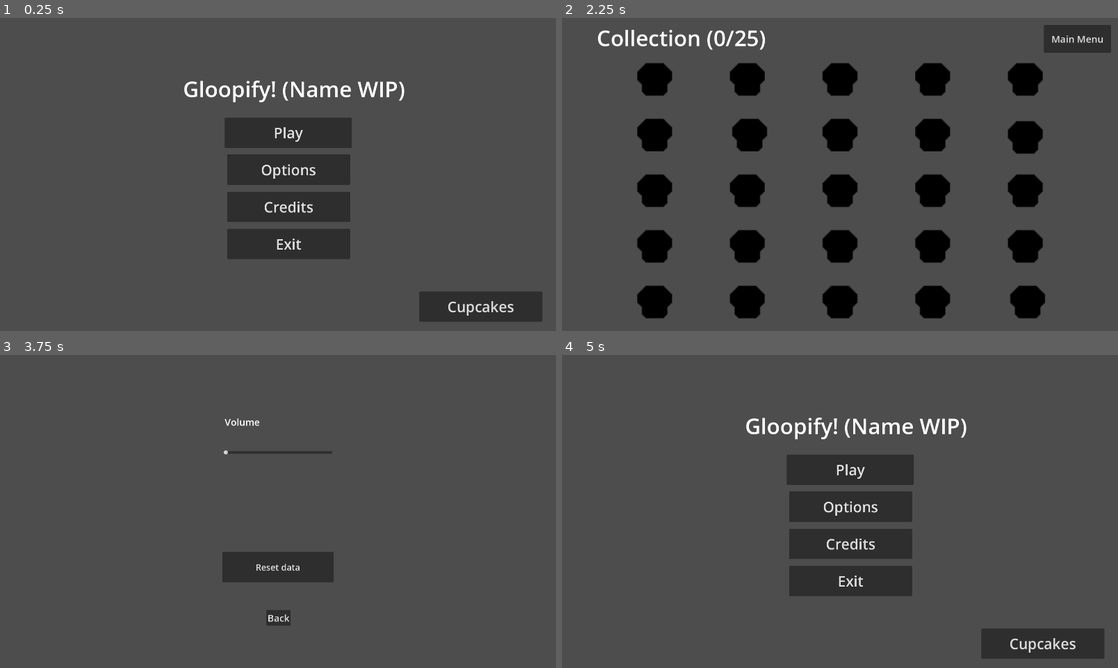
Above: before the commit, frames 1-4 (two rows, left to right).
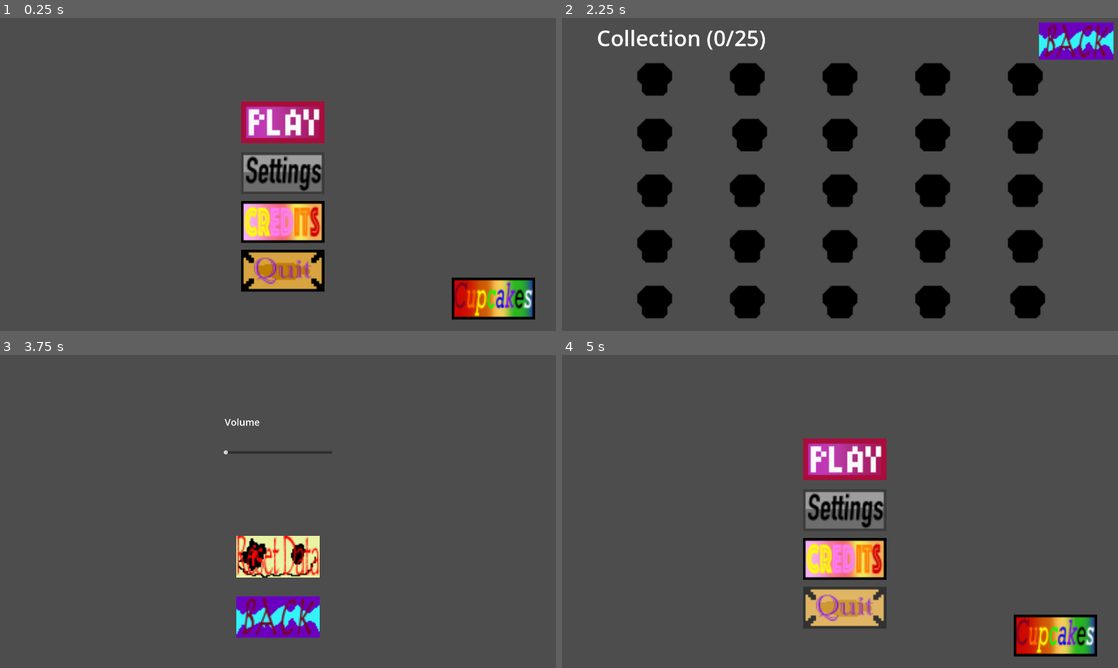
Above: after the commit, the same moments.

Repository: VoidedCrystal/GloopifyGame
Game: Godot game, scene res://UI/Main_Menu.tscn
Two runs of this game, one before a commit and one after it. Both use one fixed random seed, a clock stepped at 60 frames per second and the inputs below.
Inputs (mouse positions are in pixels of both pictures, inside the frame that each line leads up to; where the layout moved, square brackets give the same spot in the first picture):
- Up to frame 1 (0.25 s): no input
- Up to frame 2 (2.25 s): click (845, 221) [851, 205] at 0.5 s; click (623, 293) [623, 290] at 1.25 s; click (1056, 299) [1040, 305] at 2 s
- Up to frame 3 (3.75 s): click (511, 376) [517, 376] at 2.75 s; click (283, 511) [289, 505] at 3.5 s
- Up to frame 4 (5 s): click (840, 617) at 4.25 s

The runs differ from the first frame. In frame 1, 15% of the frame differs, in the area x 33-98%, y 20-97%; in frame 2, 1.6%; in frame 3, 4.6%; in frame 4, 14%.

Commit message:
add button sprites

Diff:
--- a/Gloopify!/Collection/collection.tscn
+++ b/Gloopify!/Collection/collection.tscn
@@ -1,7 +1,9 @@
-[gd_scene load_steps=14 format=3 uid="uid://cubah1xbx1sx1"]
+[gd_scene load_steps=16 format=3 uid="uid://cubah1xbx1sx1"]
 
 [ext_resource type="Script" path="res://Collection/collection.gd" id="1_ei8ft"]
 [ext_resource type="Texture2D" uid="uid://dntkdwtot77nq" path="res://Assets/CupcakeSprites.png" id="2_d87bg"]
+[ext_resource type="Texture2D" uid="uid://c8xfri61l8xds" path="res://Assets/UI/Herclanium.png" id="3_8q8qy"]
+[ext_resource type="Texture2D" uid="uid://5fi20hfr6be2" path="res://Assets/UI/HoverButtons/HerclaniumWhite.png" id="4_bfwxb"]
 
 [sub_resource type="AtlasTexture" id="AtlasTexture_exof7"]
 atlas = ExtResource("2_d87bg")
@@ -315,13 +317,14 @@
 animation = &"Lock"
 autoplay = "Lock"
 
-[node name="Main Menu" type="Button" parent="."]
+[node name="Main Menu" type="TextureButton" parent="."]
 layout_mode = 0
-offset_left = 1664.0
-offset_top = 24.0
-offset_right = 1896.0
-offset_bottom = 120.0
-theme_override_font_sizes/font_size = 33
-text = "Main Menu"
+offset_left = 1648.0
+offset_top = 16.0
+offset_right = 1712.0
+offset_bottom = 48.0
+scale = Vector2(4, 4)
+texture_normal = ExtResource("3_8q8qy")
+texture_hover = ExtResource("4_bfwxb")
 
 [connection signal="pressed" from="Main Menu" to="." method="_on_main_menu_pressed"]
--- a/Gloopify!/UI/Credits.tscn
+++ b/Gloopify!/UI/Credits.tscn
@@ -1,6 +1,8 @@
-[gd_scene load_steps=4 format=3 uid="uid://dsq3f16jlkubp"]
+[gd_scene load_steps=6 format=3 uid="uid://c20tarfclfwc2"]
 
 [ext_resource type="Script" path="res://UI/credits.gd" id="1_6n1y3"]
+[ext_resource type="Texture2D" uid="uid://c8xfri61l8xds" path="res://Assets/UI/Herclanium.png" id="2_mhvpx"]
+[ext_resource type="Texture2D" uid="uid://5fi20hfr6be2" path="res://Assets/UI/HoverButtons/HerclaniumWhite.png" id="3_lsq5t"]
 
 [sub_resource type="SystemFont" id="SystemFont_c5isy"]
 font_italic = true
@@ -44,18 +46,19 @@
 grow_horizontal = 2
 theme_override_fonts/font = SubResource("FontVariation_wnqxj")
 theme_override_font_sizes/font_size = 50
-text = "Programmers:  Kyle Herman, Kayla Kuntsher
-Artist: Matthew Breshanan
+text = "Programmers:  Kyle Herman, Kayla Kuntscher
+Artist: Matthew Bresnahan
 Level Designer: Simon Warner
 Audio Design: Simon Warner"
 
-[node name="Button" type="Button" parent="."]
+[node name="Button" type="TextureButton" parent="."]
 layout_mode = 0
-offset_left = 40.0
-offset_top = 864.0
-offset_right = 376.0
-offset_bottom = 1009.0
-theme_override_font_sizes/font_size = 100
-text = "BACK"
+offset_left = 64.0
+offset_top = 880.0
+offset_right = 128.0
+offset_bottom = 912.0
+scale = Vector2(4.5, 4.5)
+texture_normal = ExtResource("2_mhvpx")
+texture_hover = ExtResource("3_lsq5t")
 
 [connection signal="pressed" from="Button" to="." method="_on_button_pressed"]
--- a/Gloopify!/UI/Main_Menu.tscn
+++ b/Gloopify!/UI/Main_Menu.tscn
@@ -1,7 +1,18 @@
-[gd_scene load_steps=3 format=3 uid="uid://7pqqe1y6kyax"]
+[gd_scene load_steps=14 format=3 uid="uid://7pqqe1y6kyax"]
 
 [ext_resource type="Script" path="res://UI/main_menu.gd" id="1_a1617"]
+[ext_resource type="Texture2D" uid="uid://ca4j1ve5iuida" path="res://Assets/UI/PlayButton.png" id="2_lm6ow"]
 [ext_resource type="AudioStream" uid="uid://dn5e36xpqwnfq" path="res://Assets/Audio/Main-menu-2.mp3" id="2_ul32s"]
+[ext_resource type="Texture2D" uid="uid://dyophyehgv6g" path="res://Assets/UI/TitleCard.png" id="2_yg62o"]
+[ext_resource type="Texture2D" uid="uid://kgoy4e5rg7wm" path="res://Assets/UI/CreditsButton.png" id="3_y6l4a"]
+[ext_resource type="Texture2D" uid="uid://djn4f825v1avg" path="res://Assets/UI/HoverButtons/PlayButtonWhite.png" id="4_1fox8"]
+[ext_resource type="Texture2D" uid="uid://biy6wbtq6473t" path="res://Assets/UI/SetttingsButton.png" id="4_1lo7s"]
+[ext_resource type="Texture2D" uid="uid://db3aurv44fuy4" path="res://Assets/UI/QuitButton.png" id="5_cf6hf"]
+[ext_resource type="Texture2D" uid="uid://bkbvqq2t03vvm" path="res://Assets/UI/HoverButtons/QuitButtonWhite.png" id="6_3rurx"]
+[ext_resource type="Texture2D" uid="uid://vnidnyboflso" path="res://Assets/UI/HoverButtons/CreditsButtonWhite.png" id="6_u28b1"]
+[ext_resource type="Texture2D" uid="uid://cip81wr75cws8" path="res://Assets/UI/Peak.png" id="7_j8x1y"]
+[ext_resource type="Texture2D" uid="uid://box5vf5v20mmo" path="res://Assets/UI/HoverButtons/PeakWhite.png" id="8_uqs2i"]
+[ext_resource type="Texture2D" uid="uid://dqqqqbtu0ace3" path="res://Assets/UI/HoverButtons/SetttingsButtonWhite.png" id="9_bav1f"]
 
 [node name="Main_Menu" type="Control"]
 layout_mode = 3
@@ -16,59 +27,61 @@
 grow_vertical = 2
 script = ExtResource("1_a1617")
 
-[node name="Play" type="Button" parent="."]
+[node name="Sprite2D" type="Sprite2D" parent="."]
+visible = false
+position = Vector2(986, 543)
+scale = Vector2(4.25, 4.25)
+texture = ExtResource("2_yg62o")
+
+[node name="Play" type="TextureButton" parent="."]
 layout_mode = 2
-offset_left = 778.0
-offset_top = 343.0
-offset_right = 1217.0
-offset_bottom = 447.0
-theme_override_font_sizes/font_size = 50
-text = "Play"
+offset_left = 834.0
+offset_top = 287.0
+offset_right = 898.0
+offset_bottom = 319.0
+scale = Vector2(4.5, 4.5)
+texture_normal = ExtResource("2_lm6ow")
+texture_hover = ExtResource("4_1fox8")
 
-[node name="Exit_Quit" type="Button" parent="."]
+[node name="Exit_Quit" type="TextureButton" parent="."]
 layout_mode = 2
-offset_left = 786.0
-offset_top = 727.0
-offset_right = 1211.0
-offset_bottom = 831.0
-theme_override_font_sizes/font_size = 50
-text = "Exit"
+offset_left = 834.0
+offset_top = 799.0
+offset_right = 1259.0
+offset_bottom = 903.0
+scale = Vector2(4.5, 4.5)
+texture_normal = ExtResource("5_cf6hf")
+texture_hover = ExtResource("6_3rurx")
 
-[node name="Credits" type="Button" parent="."]
+[node name="Credits" type="TextureButton" parent="."]
 layout_mode = 2
-offset_left = 786.0
-offset_top = 599.0
-offset_right = 1211.0
-offset_bottom = 703.0
-theme_override_font_sizes/font_size = 50
-text = "Credits"
+offset_left = 834.0
+offset_top = 631.0
+offset_right = 900.0
+offset_bottom = 663.0
+scale = Vector2(4.5, 4.5)
+texture_normal = ExtResource("3_y6l4a")
+texture_hover = ExtResource("6_u28b1")
 
-[node name="Cupcakes" type="Button" parent="."]
+[node name="Cupcakes" type="TextureButton" parent="."]
 layout_mode = 2
-offset_left = 1450.0
-offset_top = 943.0
-offset_right = 1875.0
-offset_bottom = 1047.0
-theme_override_font_sizes/font_size = 50
-text = "Cupcakes"
+offset_left = 1562.0
+offset_top = 895.0
+offset_right = 1626.0
+offset_bottom = 927.0
+scale = Vector2(4.5, 4.5)
+texture_normal = ExtResource("7_j8x1y")
+texture_hover = ExtResource("8_uqs2i")
 
-[node name="Options" type="Button" parent="."]
+[node name="Options" type="TextureButton" parent="."]
 layout_mode = 2
-offset_left = 786.0
-offset_top = 470.0
-offset_right = 1211.0
-offset_bottom = 575.0
-theme_override_font_sizes/font_size = 50
-text = "Options"
-
-[node name="Label" type="Label" parent="."]
-layout_mode = 0
-offset_left = 634.0
-offset_top = 191.0
-offset_right = 1400.0
-offset_bottom = 294.0
-theme_override_font_sizes/font_size = 75
-text = "Gloopify! (Name WIP)"
+offset_left = 834.0
+offset_top = 463.0
+offset_right = 898.0
+offset_bottom = 495.0
+scale = Vector2(4.5, 4.5)
+texture_normal = ExtResource("4_1lo7s")
+texture_hover = ExtResource("9_bav1f")
 
 [node name="Main Menu Music" type="AudioStreamPlayer" parent="."]
 stream = ExtResource("2_ul32s")
--- a/Gloopify!/UI/Options.tscn
+++ b/Gloopify!/UI/Options.tscn
@@ -1,6 +1,10 @@
-[gd_scene load_steps=2 format=3 uid="uid://dqs6gwd8nykxp"]
+[gd_scene load_steps=6 format=3 uid="uid://dqs6gwd8nykxp"]
 
 [ext_resource type="Script" path="res://UI/options.gd" id="1_2fral"]
+[ext_resource type="Texture2D" uid="uid://c8xfri61l8xds" path="res://Assets/UI/Herclanium.png" id="2_gc1yn"]
+[ext_resource type="Texture2D" uid="uid://5fi20hfr6be2" path="res://Assets/UI/HoverButtons/HerclaniumWhite.png" id="3_lhdmh"]
+[ext_resource type="Texture2D" uid="uid://c11tu3pmplhfb" path="res://Assets/UI/Allyours.png" id="4_e6cc0"]
+[ext_resource type="Texture2D" uid="uid://blpwnsofuhnnf" path="res://Assets/UI/HoverButtons/Allyourswhite.png" id="5_u54jg"]
 
 [node name="Options" type="Control"]
 layout_mode = 3
@@ -38,30 +42,32 @@
 theme_override_font_sizes/font_size = 33
 text = "Volume"
 
-[node name="Back" type="Button" parent="."]
+[node name="Back" type="TextureButton" parent="."]
 layout_mode = 1
 anchors_preset = 7
 anchor_left = 0.5
 anchor_top = 1.0
 anchor_right = 0.5
 anchor_bottom = 1.0
-offset_left = -40.0
-offset_top = -200.0
-offset_right = 44.0
-offset_bottom = -146.0
+offset_left = -144.0
+offset_top = -248.0
+offset_right = -80.0
+offset_bottom = -216.0
 grow_horizontal = 2
 grow_vertical = 0
-theme_override_font_sizes/font_size = 33
-text = "Back"
+scale = Vector2(4.5, 4.5)
+texture_normal = ExtResource("2_gc1yn")
+texture_hover = ExtResource("3_lhdmh")
 
-[node name="Reset" type="Button" parent="."]
+[node name="Reset" type="TextureButton" parent="."]
 layout_mode = 0
-offset_left = 768.0
-offset_top = 680.0
-offset_right = 1152.0
-offset_bottom = 784.0
-theme_override_font_sizes/font_size = 30
-text = "Reset data"
+offset_left = 816.0
+offset_top = 624.0
+offset_right = 880.0
+offset_bottom = 656.0
+scale = Vector2(4.5, 4.5)
+texture_normal = ExtResource("4_e6cc0")
+texture_hover = ExtResource("5_u54jg")
 
 [node name="ColorRect" type="ColorRect" parent="."]
 visible = false
--- a/Gloopify!/UI/pause_menu.tscn
+++ b/Gloopify!/UI/pause_menu.tscn
@@ -1,6 +1,13 @@
-[gd_scene load_steps=2 format=3 uid="uid://cdqc43axjnpsd"]
+[gd_scene load_steps=9 format=3 uid="uid://cdqc43axjnpsd"]
 
 [ext_resource type="Script" path="res://UI/pause_menu.gd" id="1_j2kof"]
+[ext_resource type="Texture2D" uid="uid://3018xfpxcvf0" path="res://Assets/UI/PausedButon.png" id="2_8nsr3"]
+[ext_resource type="Texture2D" uid="uid://db3aurv44fuy4" path="res://Assets/UI/QuitButton.png" id="2_kglrh"]
+[ext_resource type="Texture2D" uid="uid://bkbvqq2t03vvm" path="res://Assets/UI/HoverButtons/QuitButtonWhite.png" id="3_36525"]
+[ext_resource type="Texture2D" uid="uid://dyn2s00k56tq0" path="res://Assets/UI/ResumeButton.png" id="4_ghh5g"]
+[ext_resource type="Texture2D" uid="uid://dcjrxqmjd77g3" path="res://Assets/UI/Main_MenuButton.png" id="5_v06me"]
+[ext_resource type="Texture2D" uid="uid://bcqjwjspqgfti" path="res://Assets/UI/HoverButtons/ResumeButtonWhite.png" id="5_ygegn"]
+[ext_resource type="Texture2D" uid="uid://rsaraa21llxy" path="res://Assets/UI/HoverButtons/Main_MenuButtonwhite.png" id="6_p4i4i"]
 
 [node name="Pause Menu" type="Control"]
 layout_mode = 3
@@ -22,43 +29,43 @@
 offset_top = -816.0
 offset_right = 3528.0
 offset_bottom = 2024.0
-color = Color(0, 0, 0, 0.529412)
+color = Color(0.369176, 0.565262, 1, 0.529412)
+metadata/_edit_group_ = true
 
-[node name="Quit" type="Button" parent="."]
+[node name="Quit" type="TextureButton" parent="."]
 layout_mode = 0
-offset_left = 800.0
-offset_top = 672.0
-offset_right = 992.0
-offset_bottom = 736.0
-theme_override_font_sizes/font_size = 33
-text = "Quit"
+offset_left = 784.0
+offset_top = 718.0
+offset_right = 848.0
+offset_bottom = 750.0
+scale = Vector2(3.5, 3.5)
+texture_normal = ExtResource("2_kglrh")
+texture_hover = ExtResource("3_36525")
 
-[node name="Resume" type="Button" parent="."]
+[node name="Resume" type="TextureButton" parent="."]
 layout_mode = 0
-offset_left = 802.0
-offset_top = 496.0
-offset_right = 994.0
-offset_bottom = 560.0
-theme_override_font_sizes/font_size = 33
-text = "Resume"
+offset_left = 784.0
+offset_top = 462.0
+offset_right = 848.0
+offset_bottom = 494.0
+scale = Vector2(3.5, 3.5)
+texture_normal = ExtResource("4_ghh5g")
+texture_hover = ExtResource("5_ygegn")
 
-[node name="Label" type="Label" parent="."]
+[node name="Label" type="Sprite2D" parent="."]
+position = Vector2(896, 382)
+scale = Vector2(3.75, 3.75)
+texture = ExtResource("2_8nsr3")
+
+[node name="Main Menu" type="TextureButton" parent="."]
 layout_mode = 0
-offset_left = 808.0
-offset_top = 392.0
-offset_right = 1079.0
-offset_bottom = 484.0
-theme_override_font_sizes/font_size = 49
-text = "Paused"
-
-[node name="Main Menu" type="Button" parent="."]
-layout_mode = 0
-offset_left = 801.0
-offset_top = 584.0
-offset_right = 993.0
-offset_bottom = 648.0
-theme_override_font_sizes/font_size = 33
-text = "Main Menu"
+offset_left = 784.0
+offset_top = 590.0
+offset_right = 848.0
+offset_bottom = 622.0
+scale = Vector2(3.5, 3.5)
+texture_normal = ExtResource("5_v06me")
+texture_hover = ExtResource("6_p4i4i")
 
 [connection signal="pressed" from="Quit" to="." method="_on_quit_pressed"]
 [connection signal="pressed" from="Resume" to="." method="_on_resume_pressed"]
Binary file added: Gloopify!/Assets/UI/Allyours.png
Not shown, added: Gloopify!/Assets/UI/Allyours.png.import
Binary file added: Gloopify!/Assets/UI/CreditsButton.png
Not shown, added: Gloopify!/Assets/UI/CreditsButton.png.import
Binary file added: Gloopify!/Assets/UI/Herclanium.png
Not shown, added: Gloopify!/Assets/UI/Herclanium.png.import
Binary file added: Gloopify!/Assets/UI/HoverButtons/Allyourswhite.png
Not shown, added: Gloopify!/Assets/UI/HoverButtons/Allyourswhite.png.import
Binary file added: Gloopify!/Assets/UI/HoverButtons/CreditsButtonWhite.png
Not shown, added: Gloopify!/Assets/UI/HoverButtons/CreditsButtonWhite.png.import
Binary file added: Gloopify!/Assets/UI/HoverButtons/HerclaniumWhite.png
Not shown, added: Gloopify!/Assets/UI/HoverButtons/HerclaniumWhite.png.import
(and 28 more such lines)
